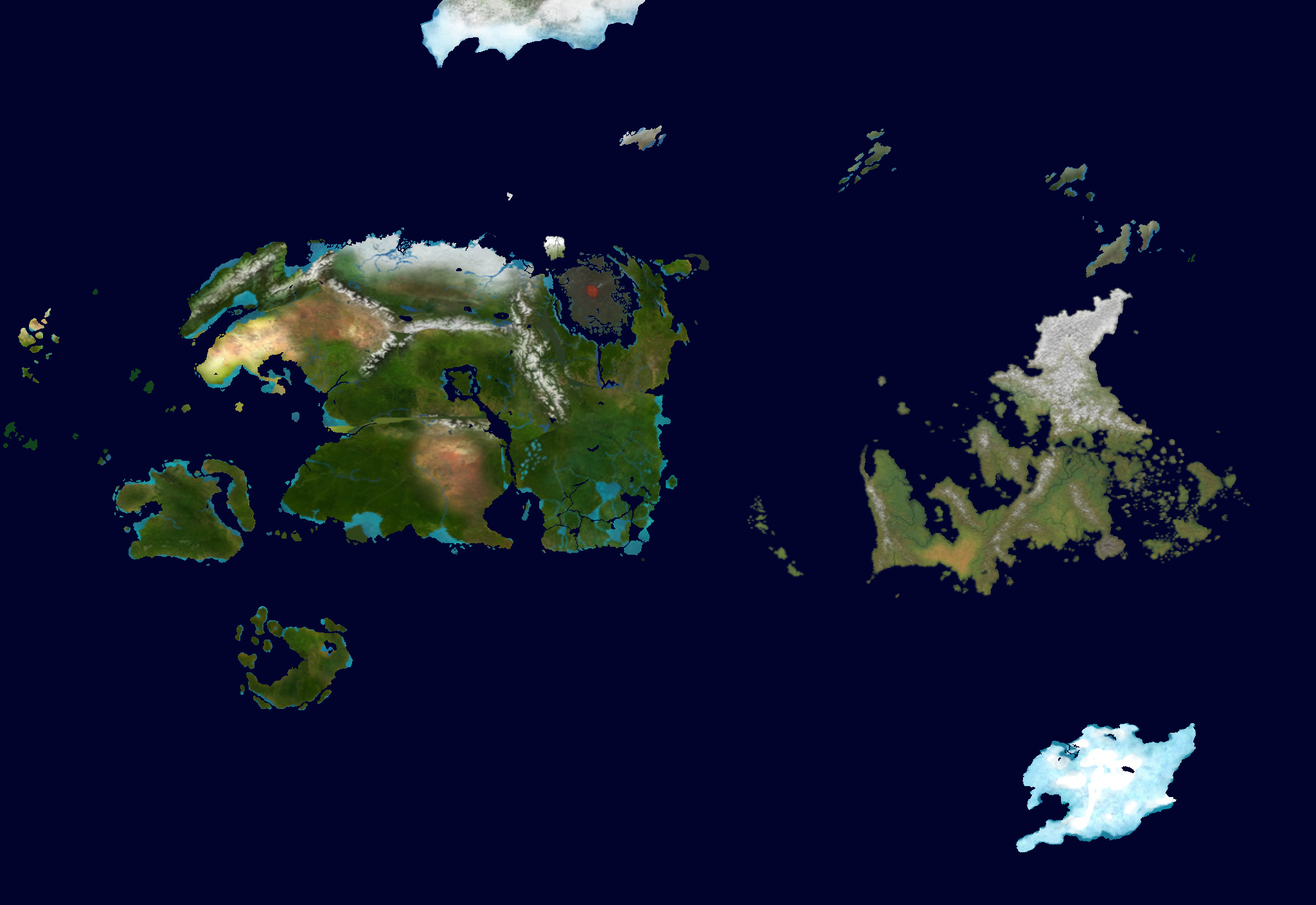
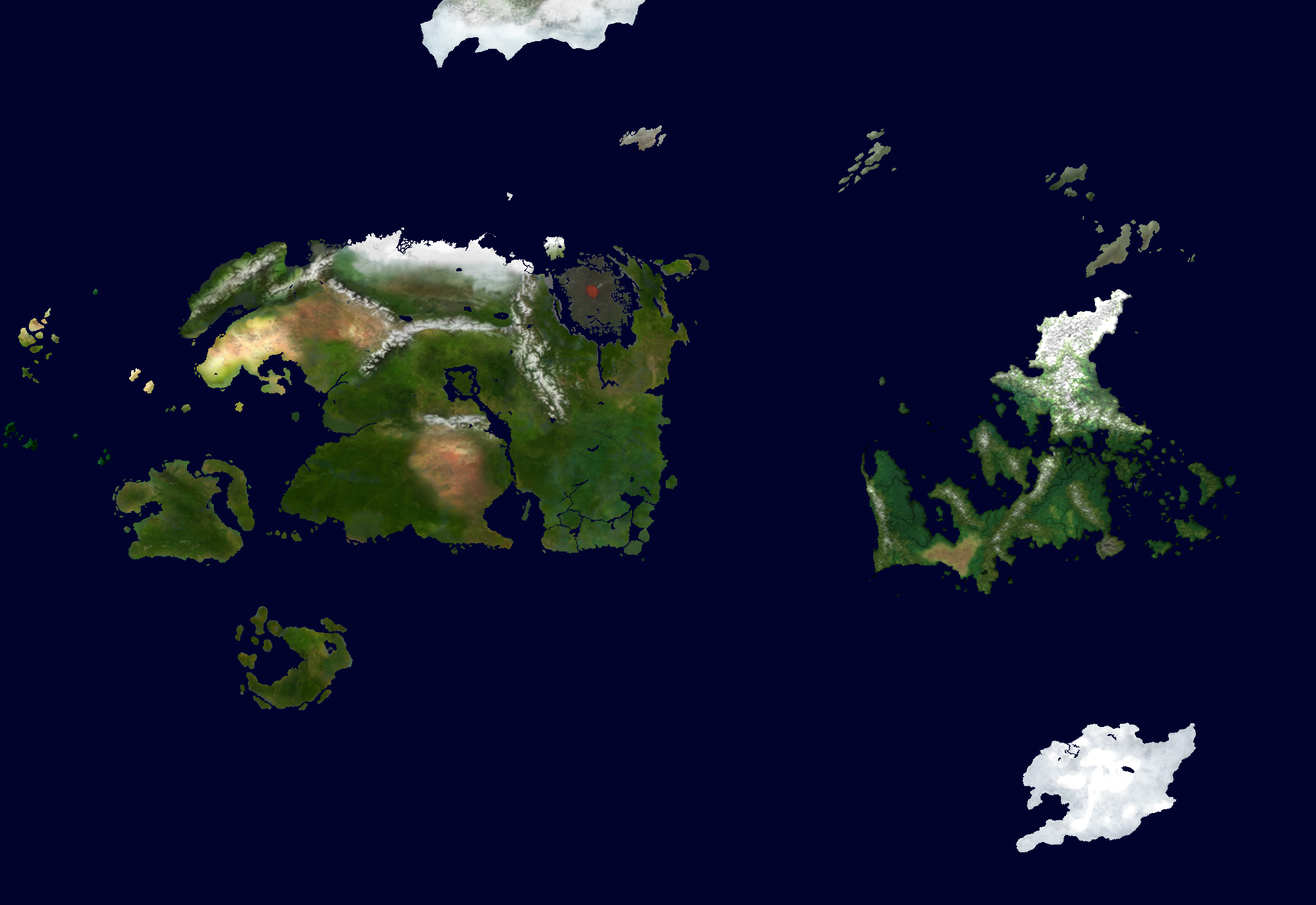
Two versions of the same layered image (1316×905). Layer-by-layer changes:
painted on "Land" over (3, 0, 1251, 853)
showed "Water", painted on it over (3, 0, 1251, 853)
